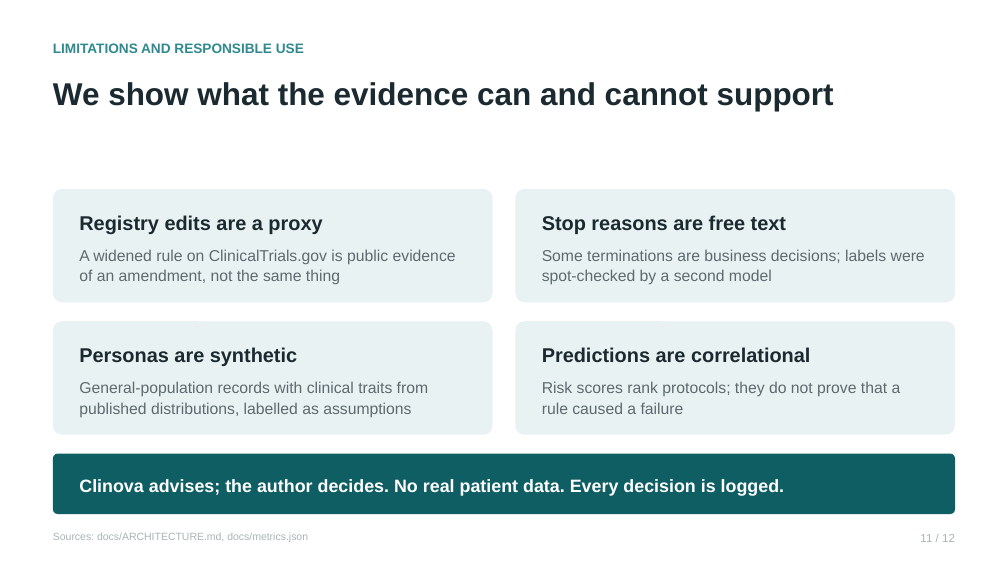
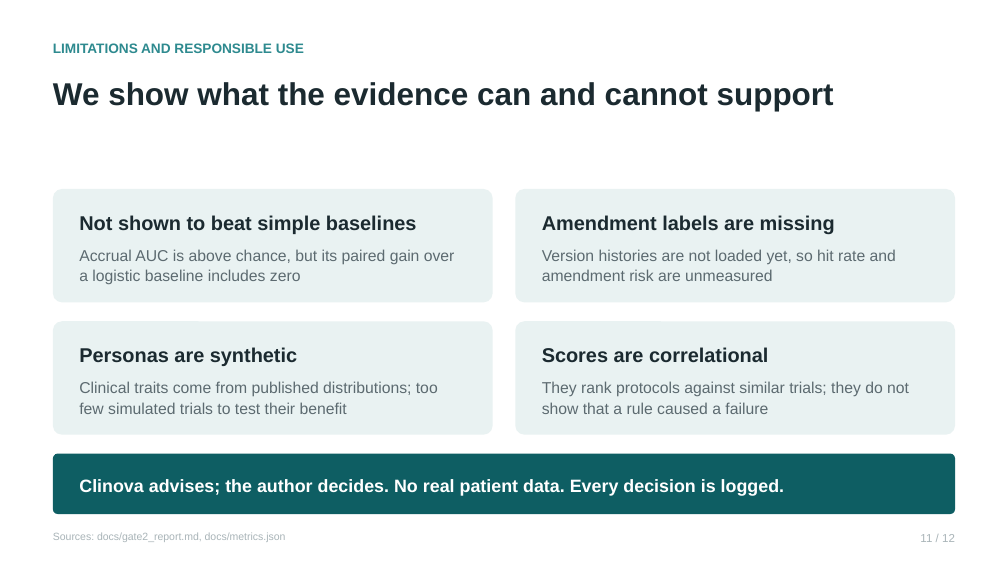
Before and after one commit to RaghulKS/Clinova, a slide deck: slide 11 of docs/deck/clinova.pptx. Drawn at 1008x567 pixels with LibreOffice and Linux fonts; fonts in the diff are those of the drawing. Boxes give left, top, right and bottom in pixels: in the first picture for what was removed or moved away, otherwise in the second. Text is boxed around its words. In the diff, an @@ line names an element or a change of style, - is before the commit and + after.

Commit message:
T42: fill gate 2 numbers (validation, replay, demo flags and fixes)

```diff
--- a/docs/deck/clinova.pptx
+++ b/docs/deck/clinova.pptx
@@ text at box(79, 215, 417, 234): text changed @@
-Registry edits are a proxy
+Not shown to beat simple baselines
@@ text at box(542, 215, 835, 234): text changed @@
-Stop reasons are free text
+Amendment labels are missing
@@ text at box(79, 249, 455, 284): text changed @@
-A widened rule on ClinicalTrials.gov is public evidence of an amendment, not the same thing
+Accrual AUC is above chance, but its paired gain over a logistic baseline includes zero
@@ text at box(542, 249, 896, 281): text changed @@
-Some terminations are business decisions; labels were spot-checked by a second model
+Version histories are not loaded yet, so hit rate and amendment risk are unmeasured
@@ text at box(542, 347, 768, 362): text changed @@
-Predictions are correlational
+Scores are correlational
@@ text at box(79, 381, 438, 414): text changed @@
-General-population records with clinical traits from published distributions, labelled as assumptions
+Clinical traits come from published distributions; too few simulated trials to test their benefit
@@ text at box(542, 381, 909, 414): text changed @@
-Risk scores rank protocols; they do not prove that a rule caused a failure
+They rank protocols against similar trials; they do not show that a rule caused a failure
@@ text at box(53, 532, 286, 542): text changed @@
-Sources: docs/ARCHITECTURE.md, docs/metrics.json
+Sources: docs/gate2_report.md, docs/metrics.json
```
Also in this commit, not shown: 3 other slides changed, 2 slides added, 2 slides removed, 20 other files.
